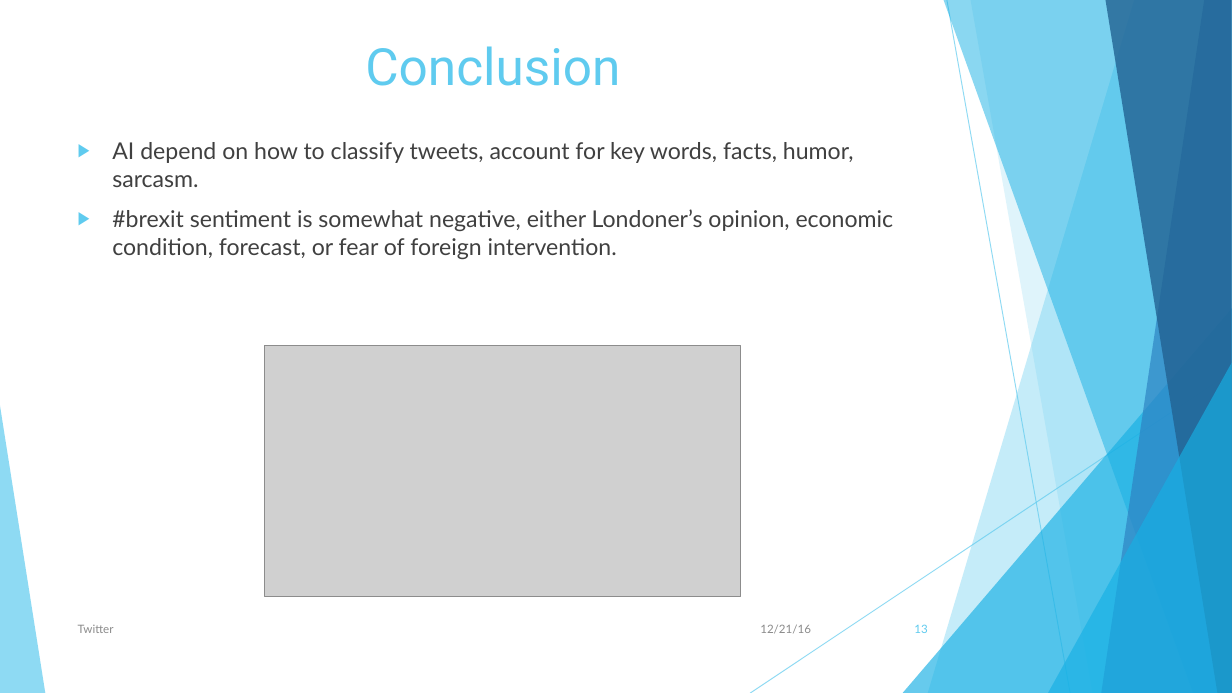
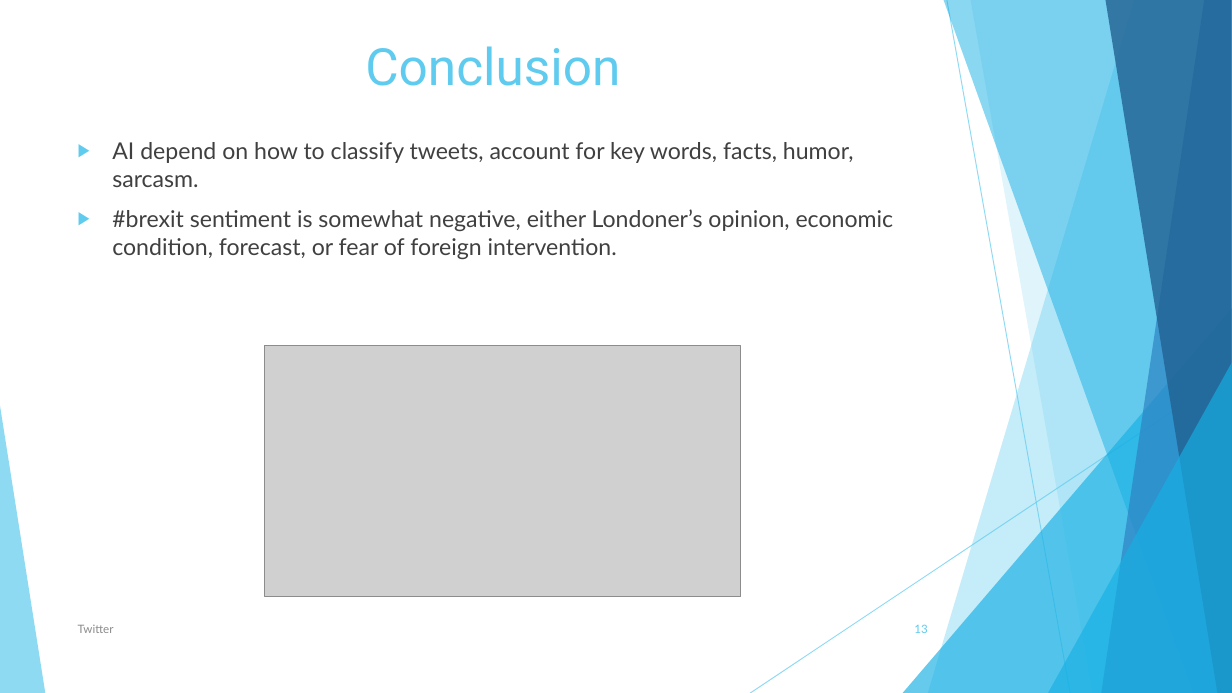
Before and after one commit to nycdatasci/bootcamp007_project, a slide deck: slide 13 of Project5-Capstone/yehui_he/twitter_meet_brexit.pptx. Drawn at 1232x693 pixels with LibreOffice and Linux fonts; fonts in the diff are those of the drawing; grey boxes stand for pictures. Boxes give left, top, right and bottom in pixels: in the first picture for what was removed or moved away, otherwise in the second. Text is boxed around its words. In the diff, an @@ line names an element or a change of style, - is before the commit and + after.

```diff
--- a/Project5-Capstone/yehui_he/twitter_meet_brexit.pptx
+++ b/Project5-Capstone/yehui_he/twitter_meet_brexit.pptx
@@ text removed at box(760, 624, 811, 634) @@
-12/21/16
```
Also in this commit, not shown: 5 other slides changed.
